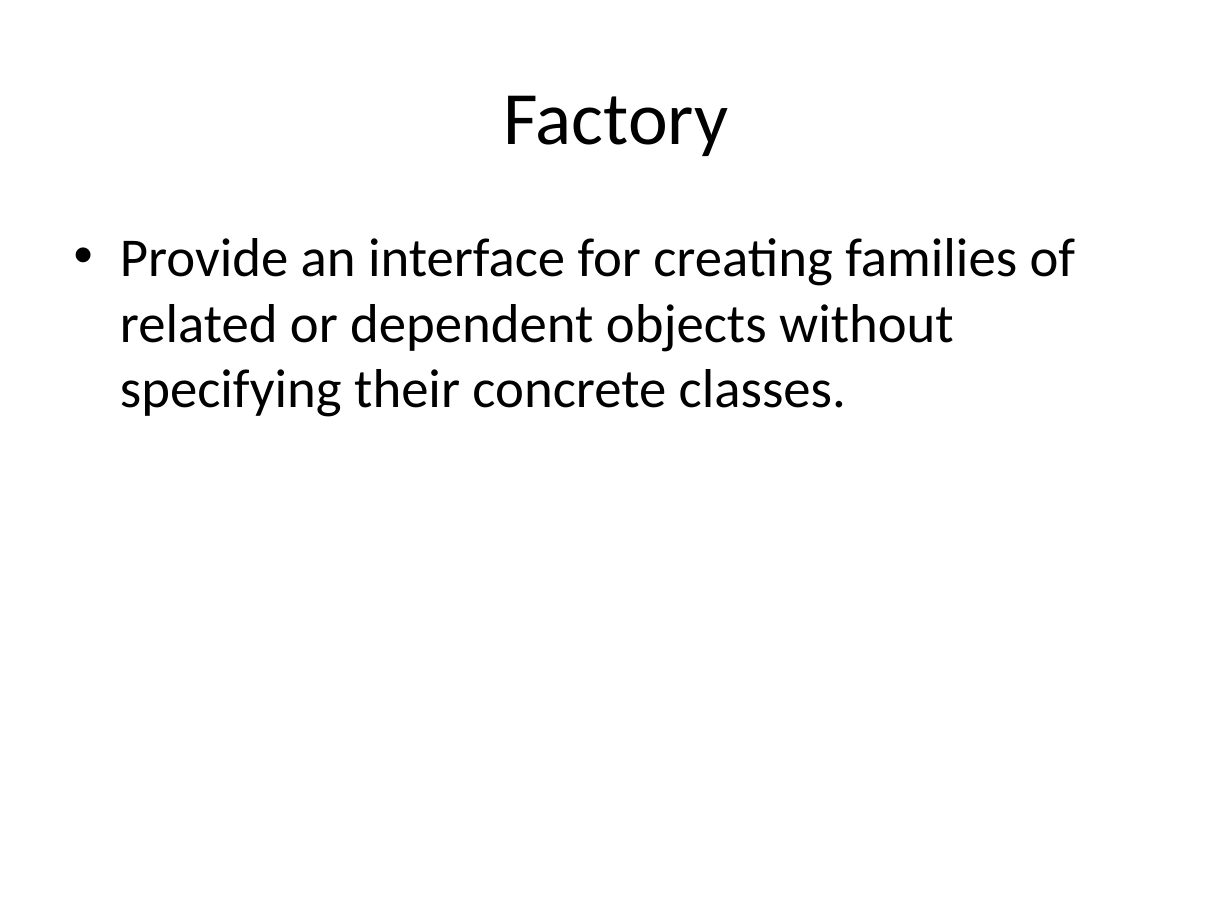
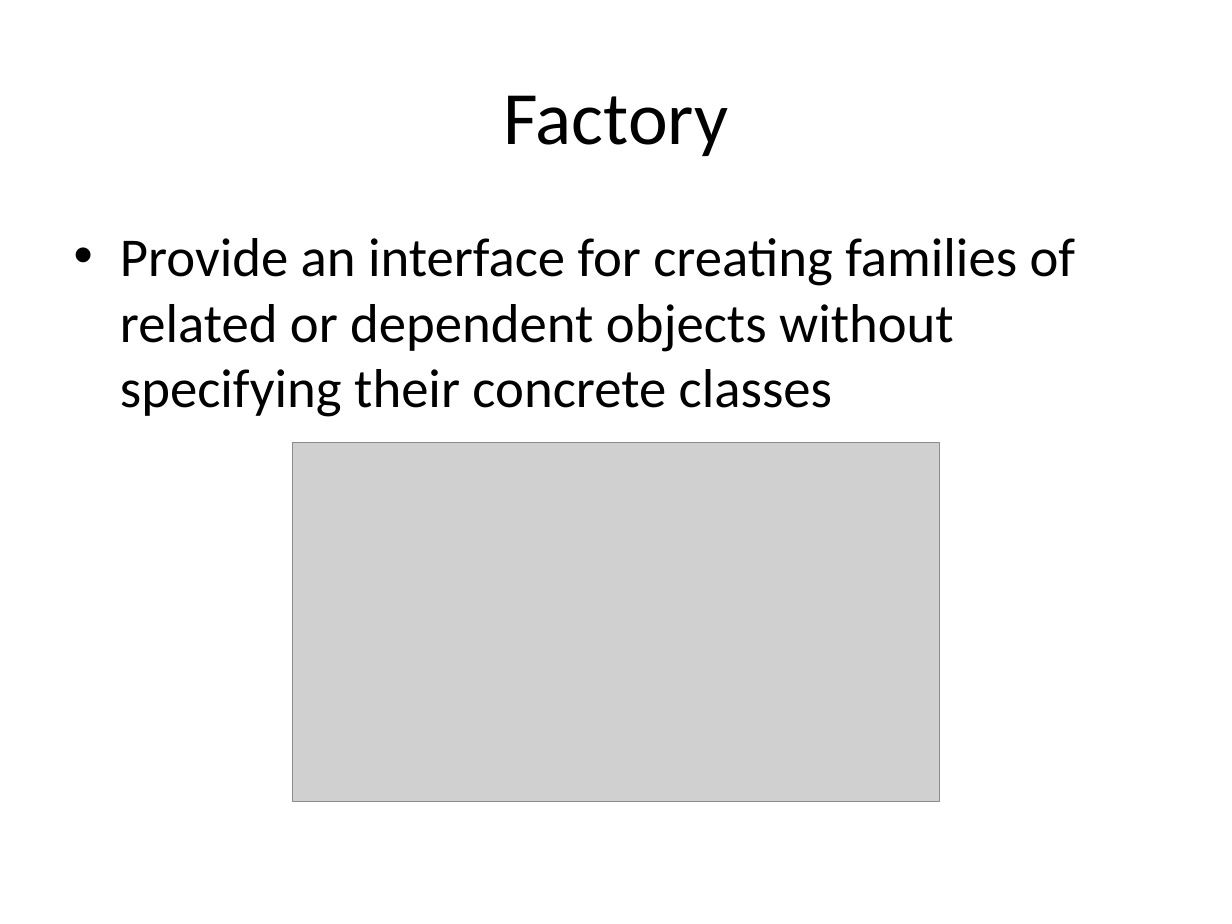
Before and after one commit to kamyu104/GofPatterns, a slide deck: slide 39 of Effective patterns.ppt (slide 31 before the commit). Drawn at 1232x924 pixels with LibreOffice and Linux fonts; fonts in the diff are those of the drawing; grey boxes stand for pictures. Boxes give left, top, right and bottom in pixels: in the first picture for what was removed or moved away, otherwise in the second. Text is boxed around its words. In the diff, an @@ line names an element or a change of style, - is before the commit and + after.

```diff
--- a/Effective patterns.ppt
+++ b/Effective patterns.ppt
@@ text at [120,238,1076,417]: text changed @@
-• Provide an interface for creating families of related or dependent objects without specifying their concrete classes.
+• Provide an interface for creating families of related or dependent objects without specifying their concrete classes
@@ picture added at [293,442,940,802] @@
```
Also in this commit, not shown: 1 other slide changed, 24 slides added, 5 other files.
